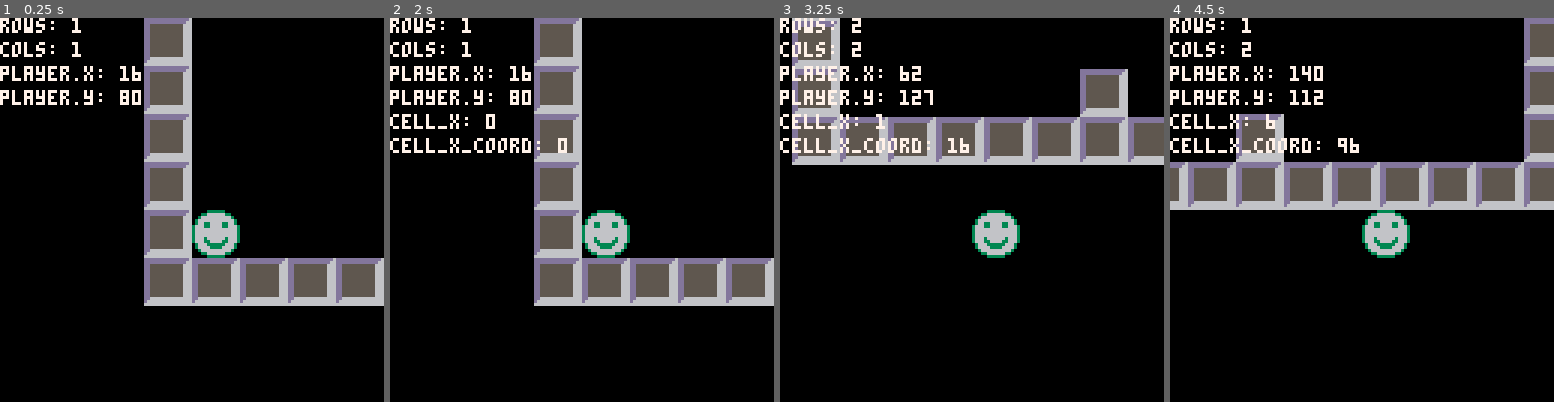
Above: before the commit, frames 1-4 (left to right).
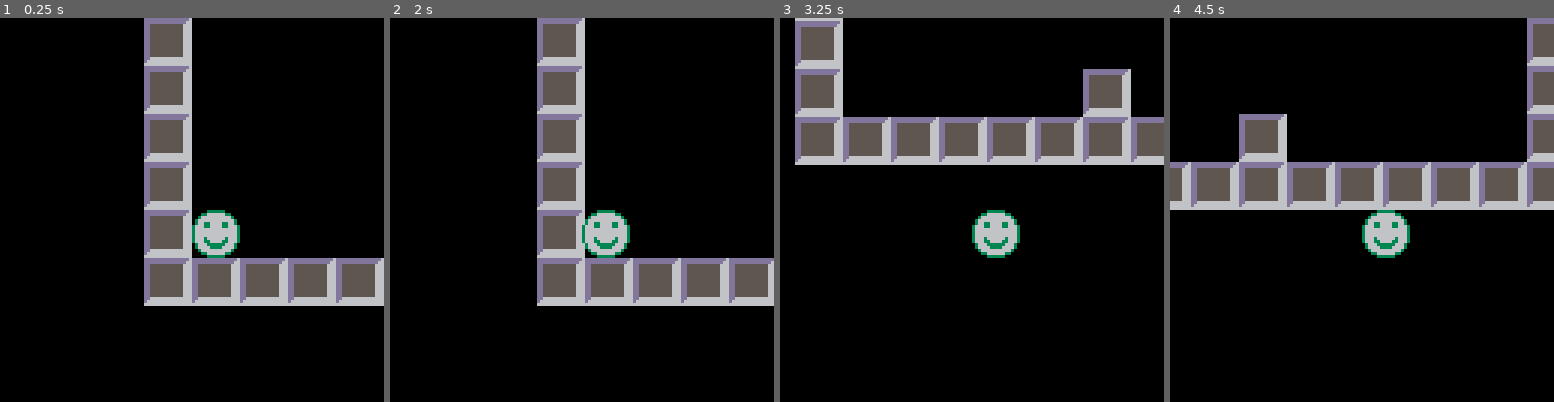
Above: after the commit, the same moments.

Repository: alixnovosi/boxventure
Game: PICO-8 cartridge boxventure.p8
The game is run twice, just before and just after one commit, with the same random seed, the same clock (stepped at 60 frames per second) and the same inputs.
Inputs:
- Up to frame 1 (0.25 s): no input
- Up to frame 2 (2 s): tap O (Z key) at 0.33, 0.7, 1.43 s; tap X (X key) at 1.07 s; hold Left from 1.97 s (still down)
- Up to frame 3 (3.25 s): tap X (X key) every 0.33 s from 2.07 to 3.07 s; tap O (Z key) at 2.22, 3.1 s; release Left at 2.37 s; hold Down 2.42-2.82 s; hold Right from 2.87 s (still down)
- Up to frame 4 (4.5 s): tap X (X key) every 0.33 s from 3.4 to 4.4 s; release Right at 3.53 s; hold Up 3.58-4.08 s; tap O (Z key) at 3.98 s; hold Right from 4.13 s (still down)

The runs differ from the first frame. In frame 1, 1.7% of the frame differs, in the area x 0-37%, y 0-23%; in frame 2, 5.7%, in the area x 0-100%, y 0-75%; in frame 3, 5.3%; in frame 4, 5.7%.

Commit message:
more debugging

Diff:
--- a/boxventure.p8
+++ b/boxventure.p8
@@ -63,7 +63,6 @@
             rows[#rows+1] = i
         end
     end
-    debug_update("rows", #rows)
 
     -- get cols we're in
     left_col = flr(player_left / cell_size)
@@ -76,7 +75,6 @@
             cols[#cols+1] = i
         end
     end
-    debug_update("cols", #cols)
 
     -- TODO find ways to dedupe
     if dx > 0 then
@@ -91,7 +89,8 @@
             -- see if we can continue moving
             can_move = true
             for row in all(rows) do
-                if is_collidable(right_col+1, row) then
+                coll = is_collidable(right_col+1, row)
+                if coll then
                     can_move = false
                     break
                 end
@@ -103,7 +102,7 @@
         end
     elseif dx < 0 then
         -- move to square edge
-        dist_to_cell_edge = player.x - (left_col * cell_size)
+        dist_to_cell_edge = player_left - (left_col * cell_size)
         if dist_to_cell_edge >= abs(dx) then
             player.x += dx
         else
@@ -113,8 +112,8 @@
             -- see if we can continue moving
             can_move = true
             for row in all(rows) do
-                col = is_collidable(left_col-1, row)
-                if col then
+                coll = is_collidable(left_col-1, row)
+                if coll then
                     can_move = false
                     break
                 end
@@ -172,14 +171,9 @@
             end
         end
     end
-
-    debug_update("player.x", player.x)
-    debug_update("player.y", player.y)
 end
 
 function is_collidable(cell_x, cell_y)
-    debug_update("cell_x", cell_x)
-    debug_update("cell_x_coord", cell_x * cell_size)
     col = fget(mget(cell_x * spritescale, cell_y*spritescale), 0)
     return col
 end
